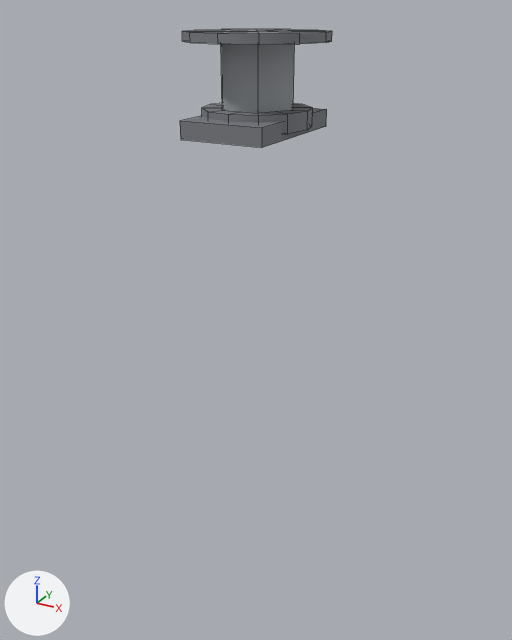
The OBJ model assets/models/equipment/cobretty_er5_reactor/LOD3/er5_heat_pipe_column.obj, before and after one commit.
Before and after are seen from a camera (50 mm lens) standing at (2.23, -4.08, 2.23) and looking at (-0.04, 0.06, 0.16). Lighting does not change. The marker at lower left points along +X, +Y and +Z. The picture after the commit comes second. Mesh edges are drawn as thin lines. Where no turn or scale is listed for an object, it has been applied to the vertices. Vertices at exactly the same position are counted once.

Before the edit, the objects in view are built like this:
```python
me_er5_heat_pipe_column = bpy.data.meshes.new('er5_heat_pipe_column')
me_er5_heat_pipe_column.from_pydata(...)  # 72 vertices, 96 faces; spans x -0.455..0.455, y -0.455..0.455, z 1.498..2.1
# faces by material slot: [78, 18]
me_er5_heat_pipe_column.materials.append(mat_eq_metal_band)  # grey #7c7e84
me_er5_heat_pipe_column.materials.append(mat_eq_metal_graphite)  # grey #9ea2a6
ob_er5_heat_pipe_column = bpy.data.objects.new('er5_heat_pipe_column', me_er5_heat_pipe_column)
ob_er5_heat_pipe_column.location = (0.0, 0.0, 0.0)
```
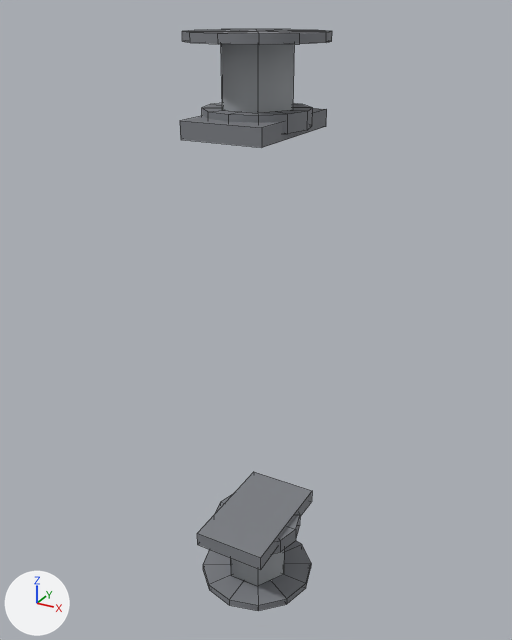
What differs and where, as boxes (x1, y1, x2, y2) in the pictures (512 x 640 px):
'er5_heat_pipe_column', reshaped (386% taller)
    before: (180, 29, 332, 148)
    after: (180, 29, 332, 611)
part 1 of me_er5_heat_pipe_column, added
    after: (197, 472, 312, 570)
part 2 of me_er5_heat_pipe_column, added
    after: (203, 494, 311, 611)

What the commit changed:
me_er5_heat_pipe_column is used by ob_er5_heat_pipe_column; location (0.0, 0.0, 0.0).
me_er5_heat_pipe_column had 72 vertices, 96 faces and spanned x -0.455..0.455, y -0.455..0.455, z 1.498..2.1.
me_er5_heat_pipe_column now has 144 vertices, 192 faces and spans x -0.455..0.455, y -0.455..0.455, z -2.1..2.1.
me_er5_heat_pipe_column part 1: a new loose piece, a box spanning x -0.28..0.28, y -0.455..0.455, z -1.61..-1.498, in mat_eq_metal_band (grey #7c7e84).
me_er5_heat_pipe_column part 2: the loose piece of 64 vertices spanning x -0.455..0.455, y -0.455..0.455, z 1.54..2.1 is copied, and the copy is mirrored in z about the mesh origin; it spans x -0.455..0.455, y -0.455..0.455, z -2.1..-1.54.
